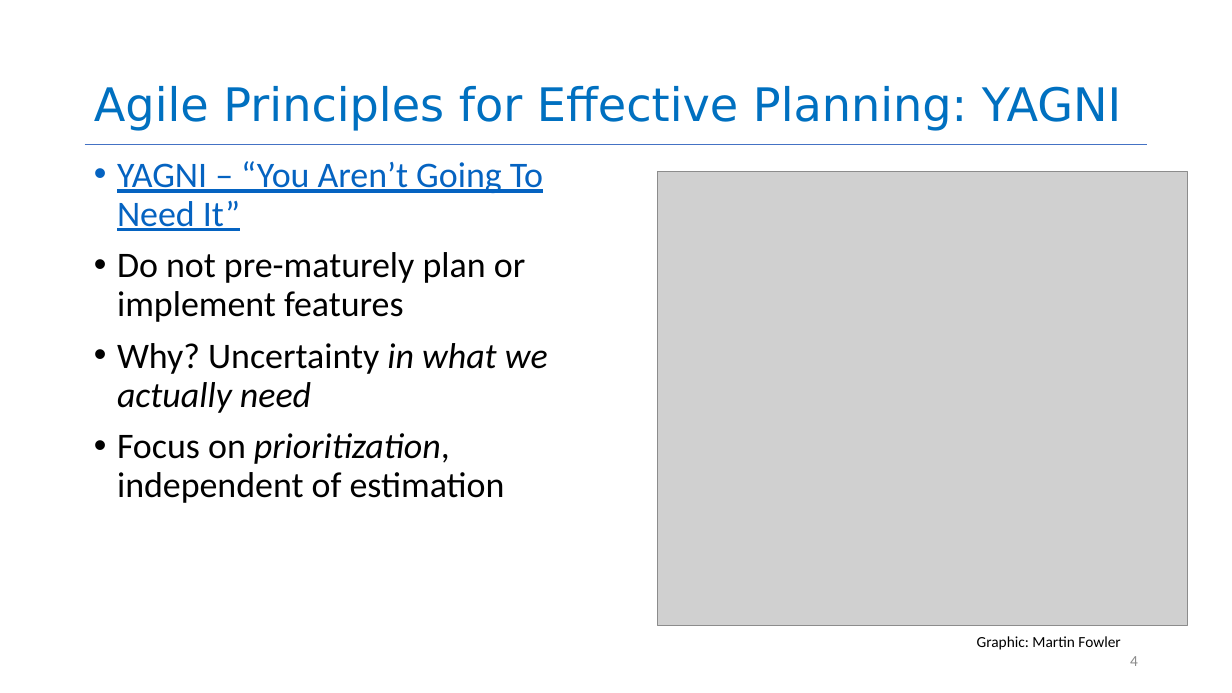
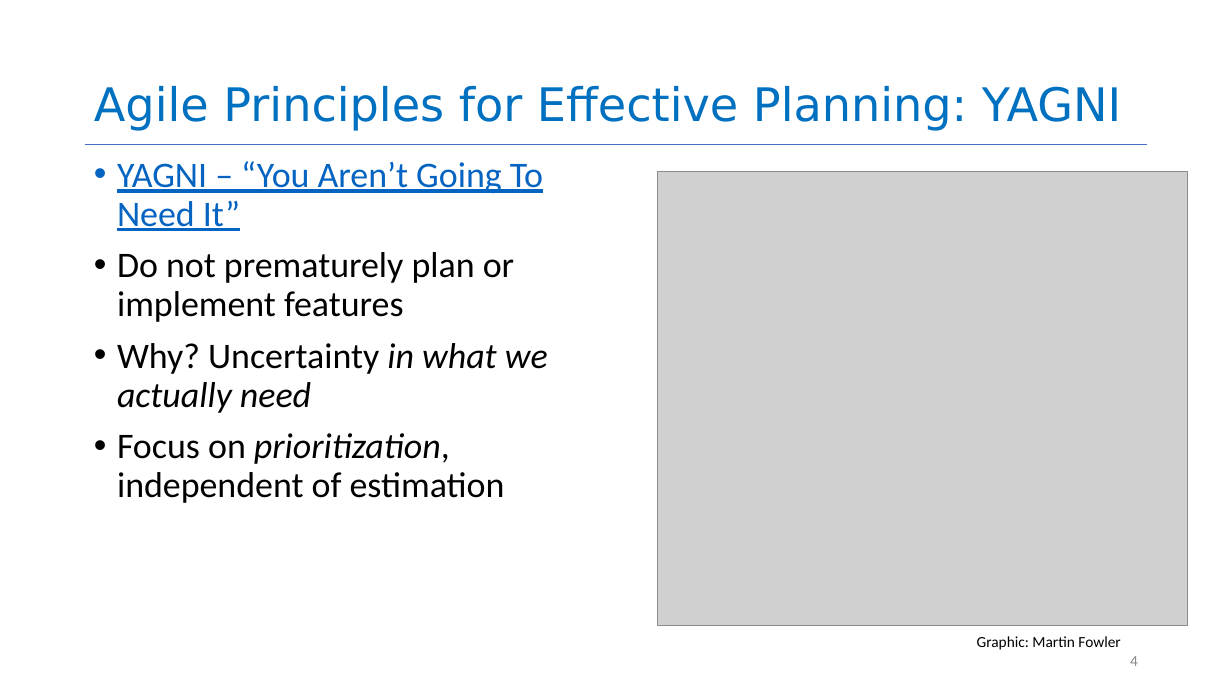
Before and after one commit to neu-se/CS4530-Fall-2024, a slide deck: slide 4 of Slides/Module 07.3 Agile Planning and Estimation.pptx. Drawn at 1232x693 pixels with LibreOffice and Linux fonts; fonts in the diff are those of the drawing; grey boxes stand for pictures. Boxes give left, top, right and bottom in pixels: in the first picture for what was removed or moved away, otherwise in the second. Text is boxed around its words. In the diff, an @@ line names an element or a change of style, - is before the commit and + after.

```diff
--- a/Slides/Module 07.3 Agile Planning and Estimation.pptx
+++ b/Slides/Module 07.3 Agile Planning and Estimation.pptx
@@ text at (117,252,514,322): text changed @@
-• Do not pre-maturely plan or implement features
+• Do not prematurely plan or implement features
```
Also in this commit, not shown: 4 other slides changed, 4 other files.
